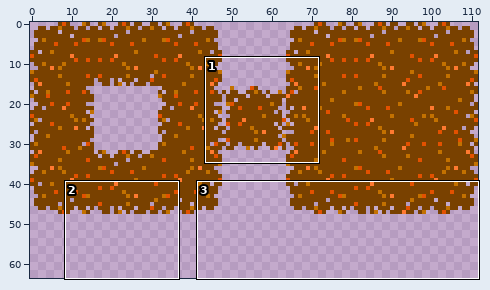
Two versions of one pixel-art file, mask/sprites/aesprite/cinnamon-tilemap.aseprite. Above, an overview of the earlier version with the close-up marked.
Close-up. Before:
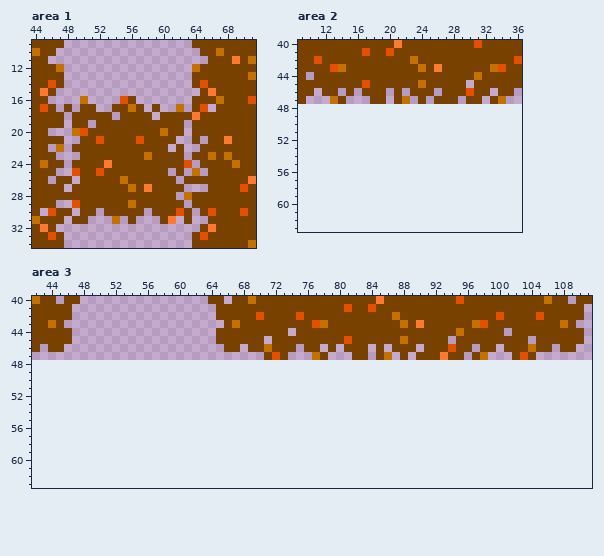
112x48 pixels, 1 frame. Shown: area 1: x 44..71, y 9..34; area 2: x 9..36, y 40..63; area 3: x 42..111, y 40..63. The old version is drawn lined up with the new one, on the new canvas.
And afterwards:
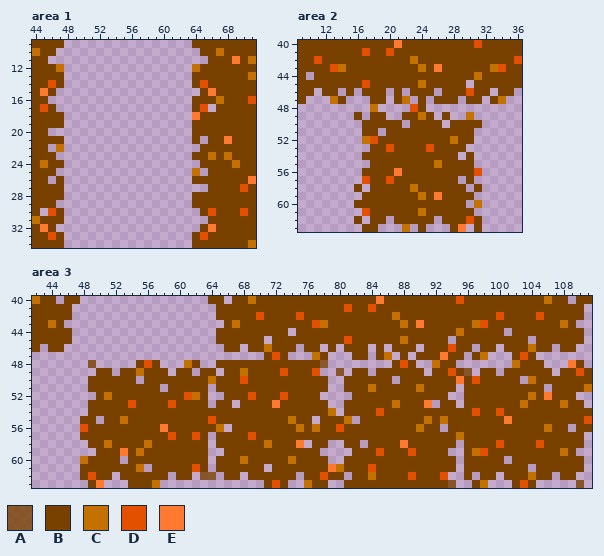
Palette (. is transparent): A #794100c8  B #794100  C #c37100  D #e35100  E #ff7930
Edits made:
canvas 112x48 -> 112x64
Changed rows in their new state; - is an unchanged pixel.
Area 1:
first column x 48:
16 --.----..-------
17 .-..--....-.--.-
18 -.....-....-....
19 -..-...........-
20 -..............-
21 --............--
22 -............-.-
23 --.............-
24 -...............
25 -............-.-
26 .-............-.
27 -..............-
28 ..............-.
29 -..............-
30 .-..-.....-.....
31 -..---.-.---..-.
Area 2:
first column x 16:
48 --C----DB-------
49 B-BB--BBCB-B--C-
50 -BBBBB-BBBB-BBBB
51 -BB-BBBBBBBBBBB-
52 -CDBBBBBBBBBCBB-
53 --BBDBBBBDBBBB--
54 -BBBBBBBBBBBB-B-
55 --BBBBBBBBCBBBB-
56 -BBBBEBBBBBBBBBD
57 -DBBDBBBBBBBB-B-
58 B-BBBBBCBBBBBB-B
59 -BBBBBBBCBEBBBB-
60 BBBBBBBBBBBBBB-C
61 -DBBBBBBCBBBBBB-
62 B-BB-BBBBB-BBBDB
63 -BB---C-B---BE-B
Area 3:
first column x 48:
48 -A-----BDB---CB--BBBBBBBBBBBBBA--------BDB--CBB-------CBBB---EB-
49 --BB-BBCBBB-BB-BB-BBCBBBBDBBBD--A-BB-BBBBBB-BBDBA-BB-BBBBBB-BBDB
50 -BBBBBB-BBBBBBBBCBBBDBBBBBBBBBB--BBBBBB-BBBBBBBEBDBBBBB-CBBBBBBB
51 -BBBBBBBBB-BBBBB-BBBBBBBBBBBBBB--BBBCBBBBBCBBBB-BBBBBBBBBB-BBBBC
52 --BCBBBBBBBBBDCB--BBBDBBBDBBBB----BBBBBBBBBBBB--BBBBBBBBCBEBBB--
53 -BBBBBDBBBBDBBBB-BB-BBBBEBBBBBB--BBBBBBCBBBE-BB-BBBBBBBCBBBBCBB-
54 -BBBBBBBBBBBBBBBBBBBBBBBBBBBBBBC-BBBBDBBBBBBBBBBBDBBDBBBBBBBBBBB
55 BB-BBCBBBBBBBBBBDBBBBBBBBBCBB-BBBC-BBBBBBBBCBCBBBBBBBEBBBBBBBBBD
56 DBBBBBBBBBEBBBBBBC-BBBBBBBBCBCBBDBBBBBBBBBCBB-BBBBBBBBBBBBCBB-BB
57 BBBBBBBBBBBDBBDB-BBBBDBBBBBBBBBBBBBBBBBBBBBBBBBCBBBBBBBBBBBBBBB-
58 -BBCBBBBCBBBBBBB-BBBBBBCBBBE-BB--BB-BBBBEBBBBBB-BBBBDBBBBDBBBBB-
59 --BBBEBCBBBBBBBB--BBBBBBBBBBBB----BBBDBBBDBBBB--BCDBBBBBBBBBCB--
60 CBBBB-BBBBBBBBBB-BBBCBBBBBCBBBB--BBBBBBBBBBBBBB-BBBBB-BBBBBBBBB-
61 BBBBBBBC-BBBBBDB-BBBBBB-BBBBBBBECBBBDBBBBBBBBBB-BBBBBBBB-BBBBBB-
62 BDBB-BBBBBB-BB-AA-BB-BBBBBB-BBDBB-BBCBBBBDBBBD--B-BB-BBBCBB-BB--
63 -BE---BBBC-------------BDB--CBB--BBBBBBBBBBBBBA--BC---BDB-----A-
